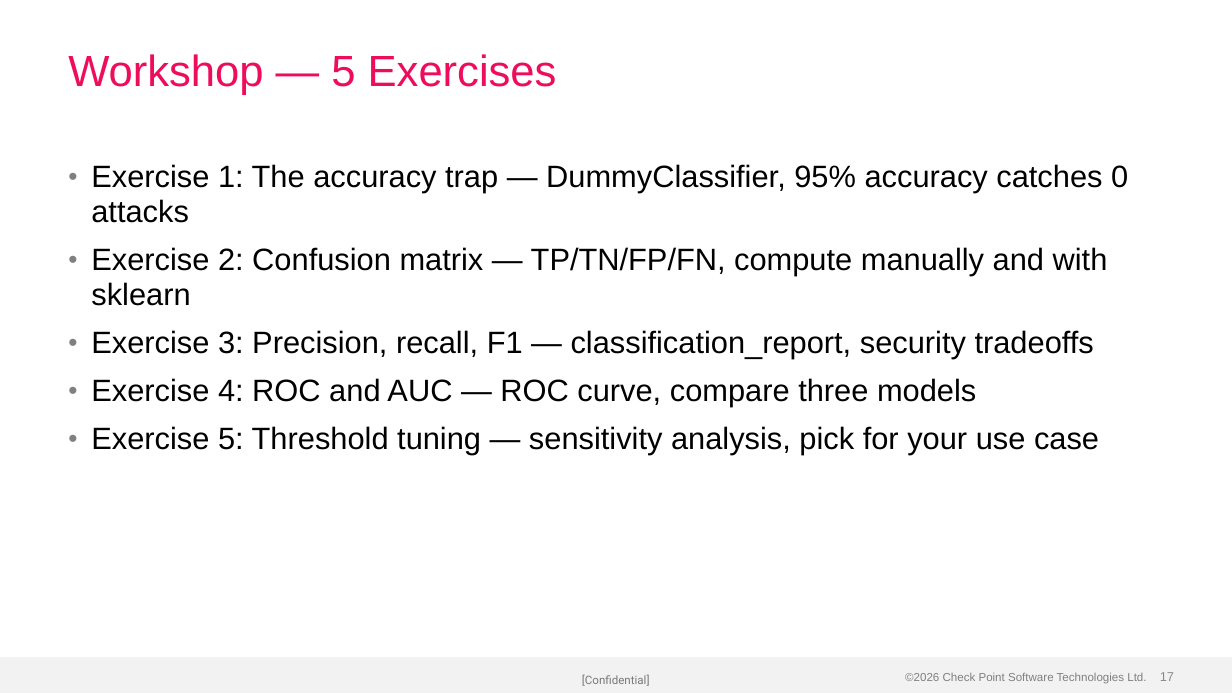
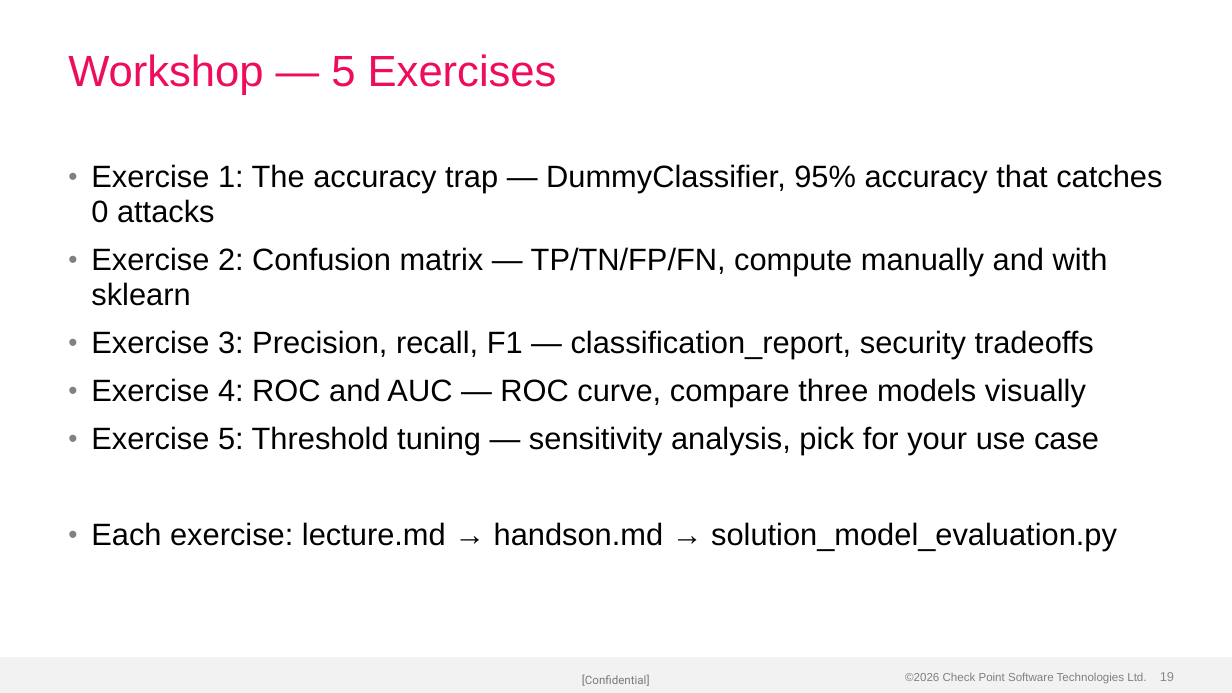
Before and after one commit to alshawwaf/ai-basic-training, a slide deck: slide 19 of stage1_classic_ml/05_model_evaluation/Lecture-5-Model-Evaluation.pptx (slide 17 before the commit). Drawn at 1232x693 pixels with LibreOffice and Linux fonts; fonts in the diff are those of the drawing; background and template pictures are left out. Boxes give left, top, right and bottom in pixels: in the first picture for what was removed or moved away, otherwise in the second. Text is boxed around its words. In the diff, an @@ line names an element or a change of style, - is before the commit and + after.

Commit message:
Rebuild Lecture-5 with charts and visual layouts
5 embedded images: accuracy trap comparison, confusion matrix heatmap,
precision/recall/F1 metric cards, ROC curve, precision-recall tradeoff
chart. Uses 2-Column, Bullets+Pull Quote, and Title Only layouts.

```diff
--- a/stage1_classic_ml/05_model_evaluation/Lecture-5-Model-Evaluation.pptx
+++ b/stage1_classic_ml/05_model_evaluation/Lecture-5-Model-Evaluation.pptx
@@ text at box(91, 164, 1162, 223): text changed @@
-• Exercise 1: The accuracy trap — DummyClassifier, 95% accuracy catches 0 attacks
+• Exercise 1: The accuracy trap — DummyClassifier, 95% accuracy that catches 0 attacks
@@ text at box(91, 378, 1086, 407): text changed @@
-• Exercise 4: ROC and AUC — ROC curve, compare three models
+• Exercise 4: ROC and AUC — ROC curve, compare three models visually
@@ text at box(91, 522, 1117, 551): paragraph added @@
+• Each exercise: lecture.md → handson.md → solution_model_evaluation.py
@@ page number at box(1160, 672, 1174, 681): text changed @@
-17
+19
```
Also in this commit, not shown: 10 other slides changed, 5 slides added, 3 slides removed.
